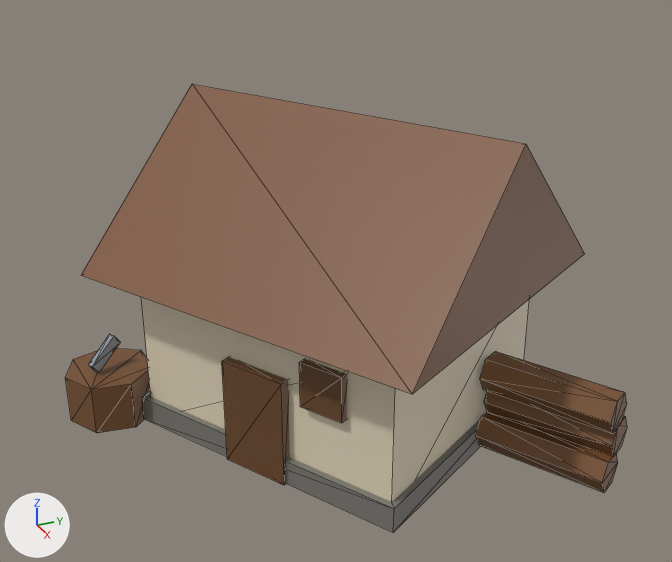
One commit to the glTF model art/models/building_2.glb: the scene before it, then after it.
Before and after are seen from a camera (50 mm lens) standing at (1.198, -0.545, 0.832) and looking at (0.037, -0.023, 0.251). The axes (+X, +Y, +Z) are drawn at lower left. The lights are the same throughout. The picture after the commit comes second. Mesh edges are drawn as thin lines. Vertices at exactly the same position are counted once.

Names of what the first picture shows: 'building_2'.
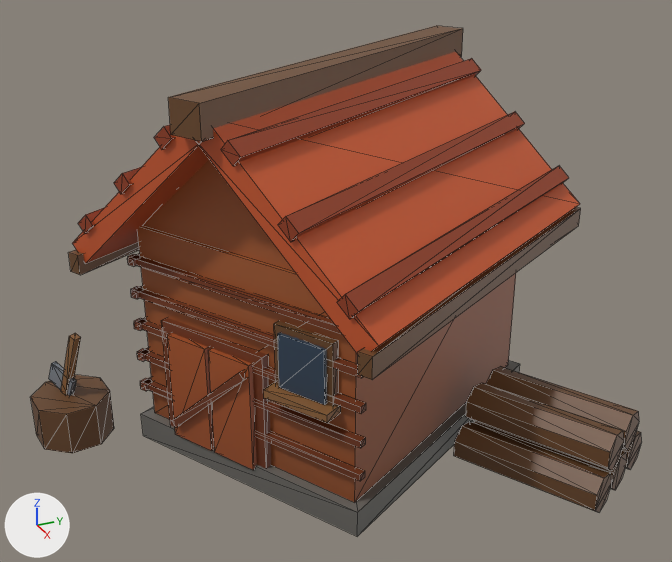
What the commit changed:
me_building_2 is used by ob_building_2; location (0.0, 0.0, 0.0).
me_building_2 had 104 vertices, 164 faces and spanned x -0.381..0.381, y -0.41..0.37, z 0.0..0.5.
me_building_2 now has 372 vertices, 576 faces and spans x -0.375..0.404, y -0.468..0.39, z 0.0..0.575.
me_building_2 part 1: a new loose piece, an 8-sided cylinder along z spanning x -0.168..-0.052, y -0.468..-0.352, z 0.0..0.07, in mat_defaultmaterial.
me_building_2 part 2: the loose piece of 12 vertices spanning x 0.168..0.371, y 0.137..0.289, z 0.004..0.056 is rebuilt with 14 vertices and now spans x 0.154..0.373, y 0.144..0.303, z 0.001..0.059.
me_building_2 part 3: the loose piece of 12 vertices spanning x 0.158..0.361, y 0.155..0.307, z 0.054..0.106 is rebuilt with 14 vertices and now spans x 0.139..0.358, y 0.17..0.33, z 0.053..0.112.
me_building_2 part 4: the loose piece of 8 vertices spanning x -0.299..0.299, y -0.288..0.288, z 0.0..0.26 is rebuilt with 8 vertices and now spans x -0.28..0.28, y -0.294..0.294, z 0.04..0.352.
me_building_2 part 5: the loose piece of 8 vertices spanning x -0.313..0.313, y -0.302..0.302, z 0.0..0.04 is rebuilt with 8 vertices and now spans x -0.3..0.3, y -0.315..0.315, z 0.0..0.04.
me_building_2 part 6: the loose piece of 6 vertices spanning x -0.381..0.381, y -0.37..0.37, z 0.26..0.5 is rebuilt with 8 vertices and now spans x -0.372..0.155, y -0.382..0.257, z 0.302..0.554.
me_building_2 part 7: the loose piece of 14 vertices spanning x -0.219..-0.083, y -0.41..-0.275, z 0.0..0.08 is deleted.
me_building_2 part 8: the loose piece of 8 vertices spanning x -0.167..-0.127, y -0.374..-0.317, z 0.083..0.133 is deleted.
me_building_2 part 9: the loose piece of 8 vertices spanning x 0.172..0.24, y -0.141..-0.093, z 0.143..0.213 is deleted.
me_building_2 part 10: 8 vertices removed from x 0.05..0.155, y -0.214..-0.141, z 0.0..0.17; 238 vertices added at x -0.375..0.375, y -0.436..0.39, z 0.03..0.575.
me_building_2 part 11: 12 vertices removed from x 0.168..0.371, y 0.137..0.289, z 0.104..0.156; 42 vertices added at x 0.123..0.404, y 0.09..0.356, z 0.001..0.112.
Other edits to the shape of me_building_2 do not show in these pictures.

Changed parts and their boxes (x1, y1, x2, y2) in the pictures (672 x 562 px):
'building_2', reshaped (9% wider, 14% taller)
    before: (66, 84, 627, 533)
    after: (31, 26, 642, 536)
part 1 of me_building_2, added (brown)
    after: (31, 375, 114, 453)
part 2 of me_building_2, rebuilt
    before: (476, 411, 618, 492)
    after: (474, 421, 627, 490)
part 3 of me_building_2, rebuilt
    before: (484, 391, 627, 456)
    after: (486, 367, 639, 450)
part 4 of me_building_2, rebuilt
    before: (141, 297, 530, 502)
    after: (138, 226, 516, 502)
part 5 of me_building_2, rebuilt
    before: (143, 393, 481, 533)
    after: (141, 360, 520, 536)
part 6 of me_building_2, rebuilt
    before: (81, 84, 585, 394)
    after: (72, 135, 209, 264)
part 7 of me_building_2, deleted (brown)
    before: (66, 348, 150, 433)
part 8 of me_building_2, deleted
    before: (88, 334, 120, 373)
part 9 of me_building_2, deleted (brown)
    before: (299, 359, 347, 423)
part 10 of me_building_2, built on
    before: (222, 357, 290, 485)
    after: (49, 26, 581, 481)
part 11 of me_building_2, built on
    before: (480, 351, 627, 433)
    after: (454, 383, 642, 512)
